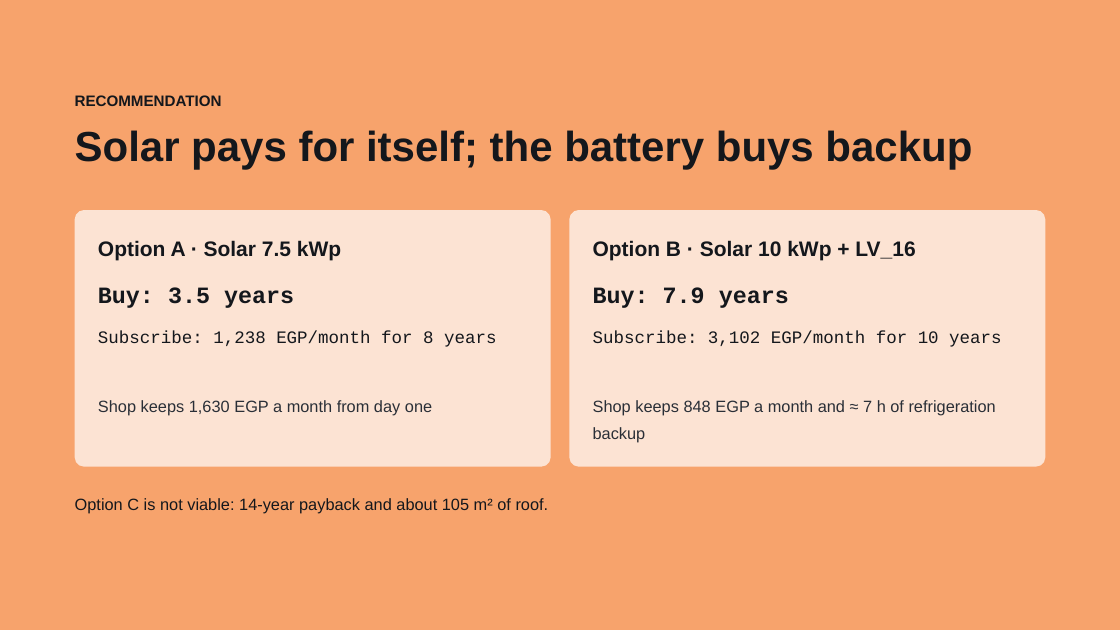
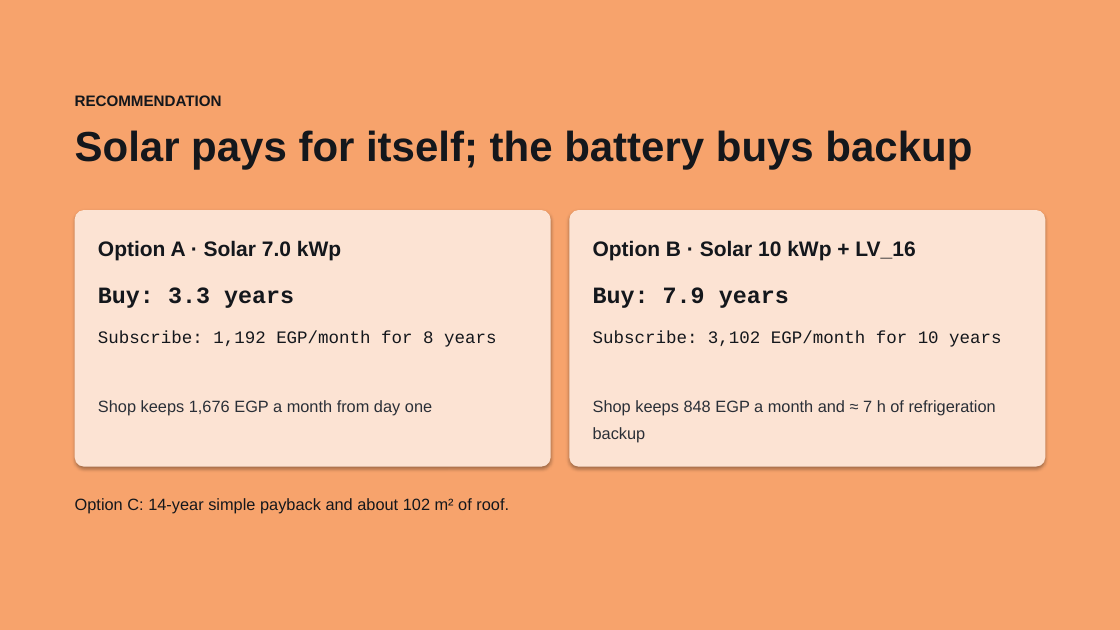
Before and after one commit to boodyelkady1998-sudo/avesta-bess-sizing-tool, a slide deck: slide 9 of El_Mo3alem_Juice_Shop_Solar_BESS.pptx. Drawn at 1120x630 pixels with LibreOffice and Linux fonts; fonts in the diff are those of the drawing. Boxes give left, top, right and bottom in pixels: in the first picture for what was removed or moved away, otherwise in the second. Text is boxed around its words. In the diff, an @@ line names an element or a change of style, - is before the commit and + after.

Commit message:
Document Cairo monthly PVGIS production and update solar yield calculations

```diff
--- a/El_Mo3alem_Juice_Shop_Solar_BESS.pptx
+++ b/El_Mo3alem_Juice_Shop_Solar_BESS.pptx
@@ rounded rectangle at [75,210,551,467]: shadow on @@
@@ rounded rectangle at [570,210,1046,467]: shadow on @@
@@ text at [98,240,341,261]: text changed @@
-Option A · Solar 7.5 kWp
+Option A · Solar 7.0 kWp
@@ text at [98,287,294,308]: text changed @@
-Buy: 3.5 years
+Buy: 3.3 years
@@ text at [98,331,496,347]: text changed @@
-Subscribe: 1,238 EGP/month for 8 years
+Subscribe: 1,192 EGP/month for 8 years
@@ text at [98,400,432,416]: text changed @@
-Shop keeps 1,630 EGP a month from day one
+Shop keeps 1,676 EGP a month from day one
@@ text at [75,498,509,513]: text changed @@
-Option C is not viable: 14-year payback and about 105 m² of roof.
+Option C: 14-year simple payback and about 102 m² of roof.
```
Also in this commit, not shown: 8 other slides changed, 2 slides added.
